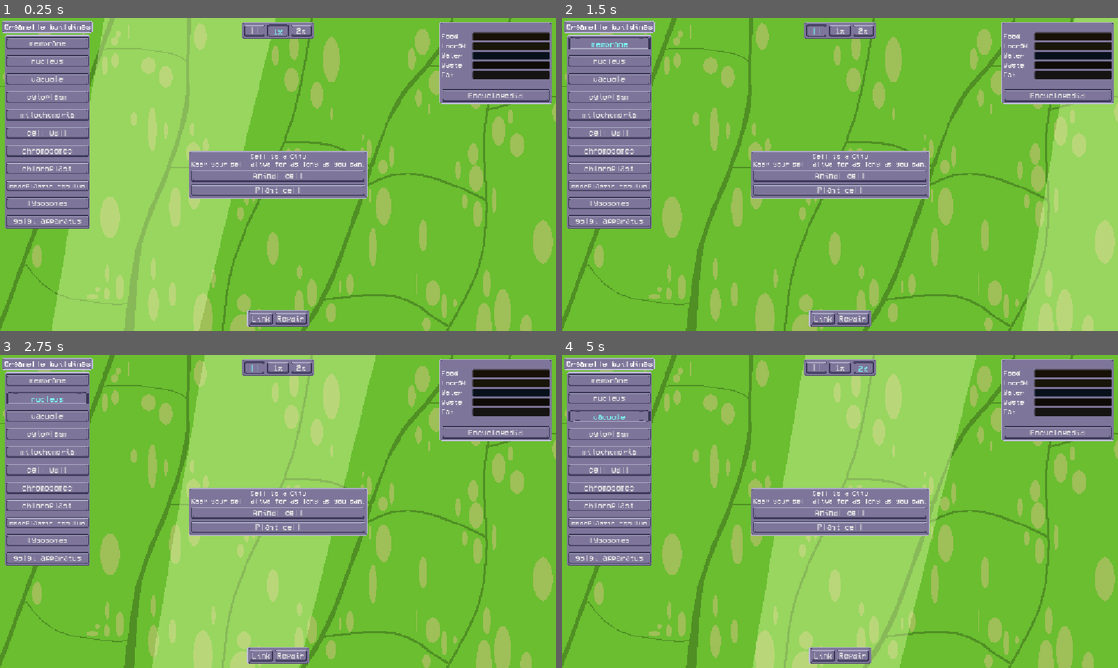
Above: before the commit, frames 1-4 (two rows, left to right).
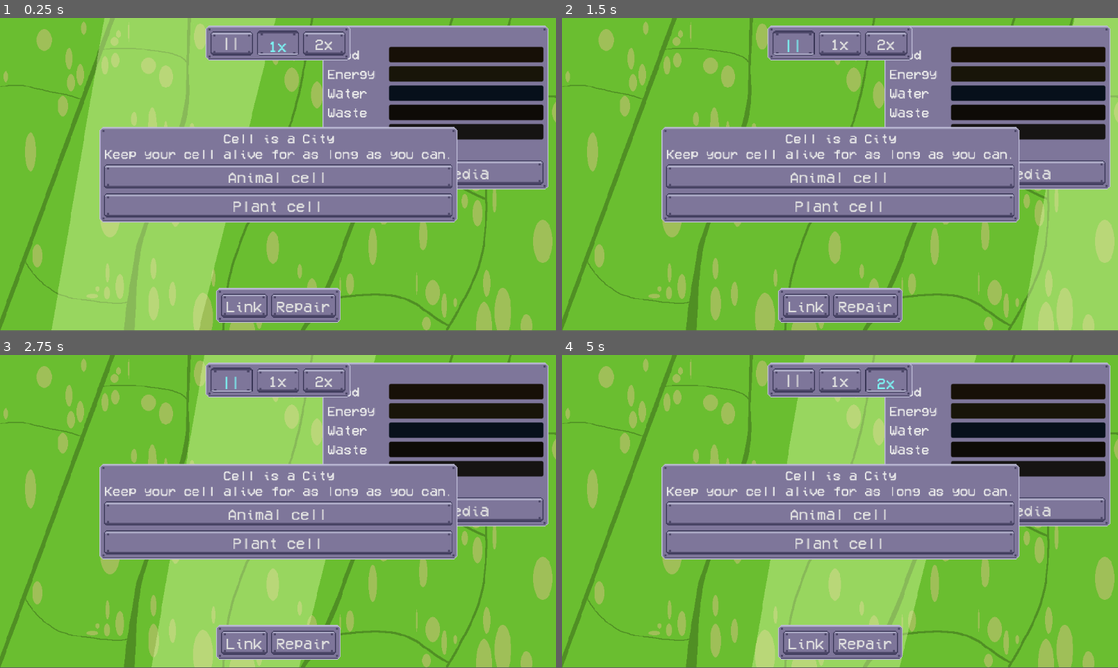
Above: after the commit, the same moments.

Repository: enderPudder/cellular-city
Game: Godot game, scene res://scene/cell Node2D.tscn
The game is run twice, just before and just after one commit, with the same random seed, the same clock (stepped at 60 frames per second) and the same inputs.
Inputs (mouse positions are in pixels of both pictures, inside the frame that each line leads up to):
- Up to frame 1 (0.25 s): no input
- Up to frame 2 (1.5 s): click (612, 43) at 0.5 s, where only the run before the commit has a clickable "membrane"; click "||" at 1.25 s
- Up to frame 3 (2.75 s): click (50, 398) at 2 s, where only the run before the commit has a clickable "nucleus"
- Up to frame 4 (5 s): click "1x" at 2.75 s; click (612, 414) at 3.5 s, where only the run before the commit has a clickable "vacuole"; click "2x" at 4.25 s
In our replay, the window is 800x450 before the commit and 800x449 after it. These sizes can differ from the game's own. Grey fills any space a smaller window leaves; there, only what the larger window draws over its background counts as a difference.

The runs differ from the first frame. In frame 1, 48% of the frame differs, in the area x 0-100%, y 0-100%; in frame 2, 48%; in frame 3, 48%; in frame 4, 48%.

Commit message:
moar changes

Diff:
--- a/project.godot
+++ b/project.godot
@@ -25,6 +25,7 @@
 window/size/mode=1
 window/stretch/mode="canvas_items"
 window/stretch/aspect="expand"
+window/stretch/scale=2.0
 
 [editor_plugins]
 
Binary file changed: assets/organelle tilemap.png
Not shown, added: documents/Alex Tam - Cell is a City.ods
